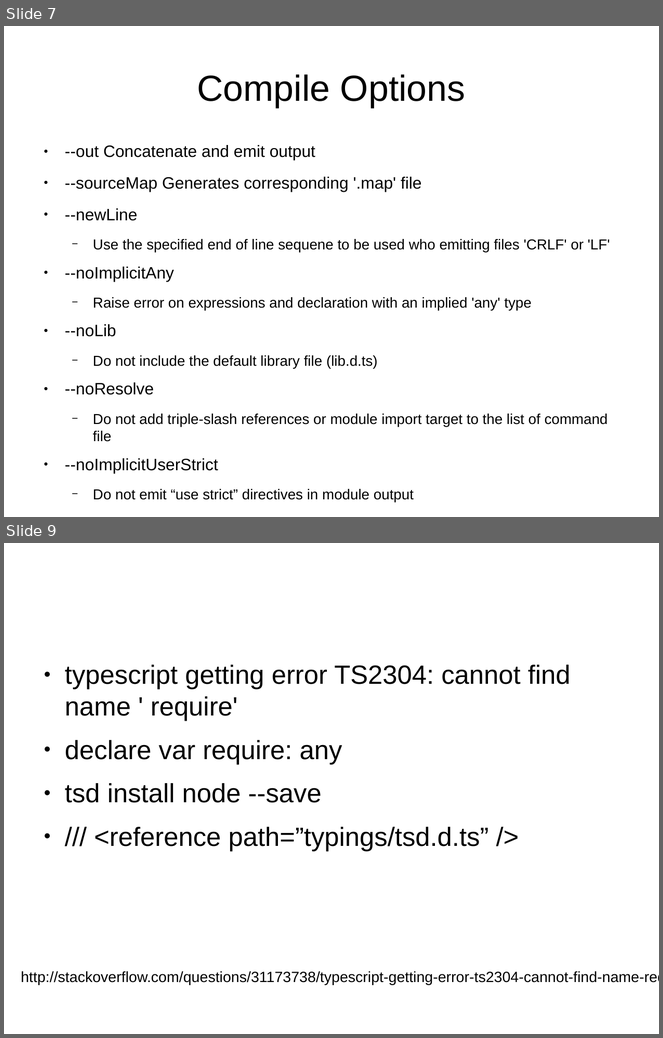
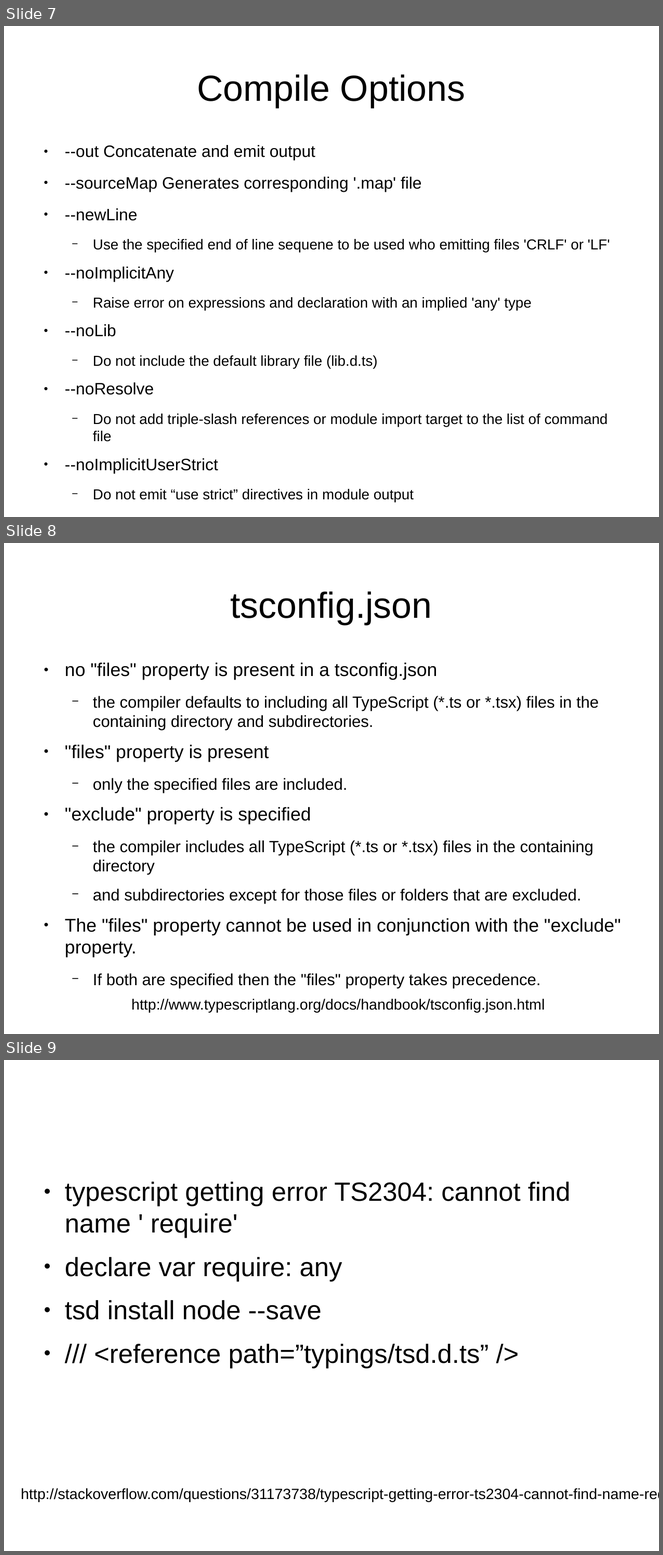
Before and after one commit to sallop/til, a slide deck: typescript.odp. Shown one above the other, each under a label of ours: slides 7 and 9 before the commit, slides 7, 8 and 9 after it; the slides between them are not shown. The pictures are 663x1038 and 663x1555 pixels, drawn with LibreOffice and Linux fonts; fonts in the diff are those of the drawing. Boxes give left, top, right and bottom in pixels: in the first picture for what was removed or moved away, otherwise in the second. Text is boxed around its words. In the diff, an @@ line names an element or a change of style, - is before the commit and + after.

Commit message:
tsconfig.json

```diff
--- a/typescript.odp
+++ b/typescript.odp
@@ slide 8 added at bbox=[4, 543, 659, 1034], background #FFFFFF @@
@@ title added at bbox=[231, 591, 432, 625], 44 pt, text #000000 @@
+tsconfig.json
@@ text added at bbox=[65, 663, 621, 989], 19.6 pt, text #000000 @@
+● no "files" property is present in a tsconfig.json
+  − the compiler defaults to including all TypeScript (*.ts or *.tsx) files in the containing directory and subdirectories.
+● "files" property is present
+  − only the specified files are included.
+● "exclude" property is specified
+  − the compiler includes all TypeScript (*.ts or *.tsx) files in the containing directory
+  − and subdirectories except for those files or folders that are excluded.
+● The "files" property cannot be used in conjunction with the "exclude" property.
+  − If both are specified then the "files" property takes precedence.
@@ text added at bbox=[131, 999, 545, 1013], 18 pt, text #000000 @@
+http://www.typescriptlang.org/docs/handbook/tsconfig.json.html
```
Also in this commit, not shown: 1 slide removed.
